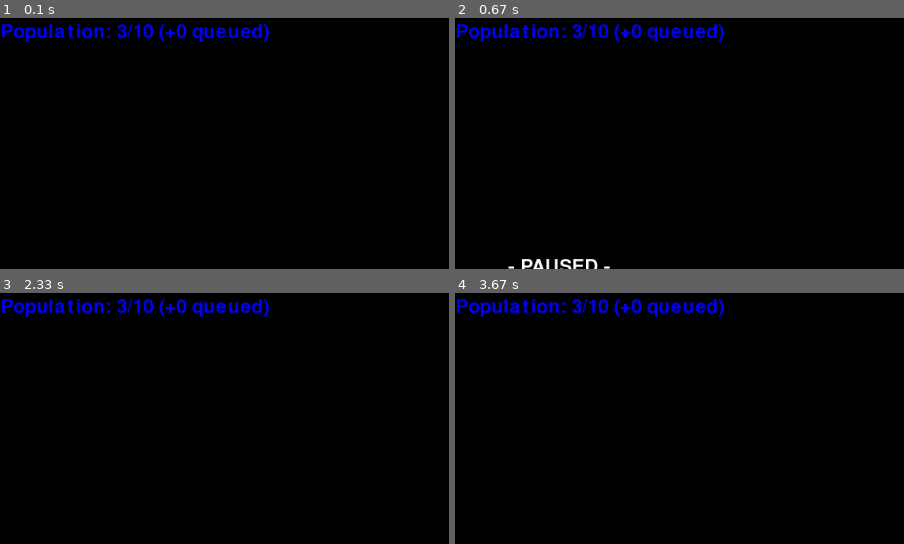
Above: before the commit, frames 1-4 (two rows, left to right).
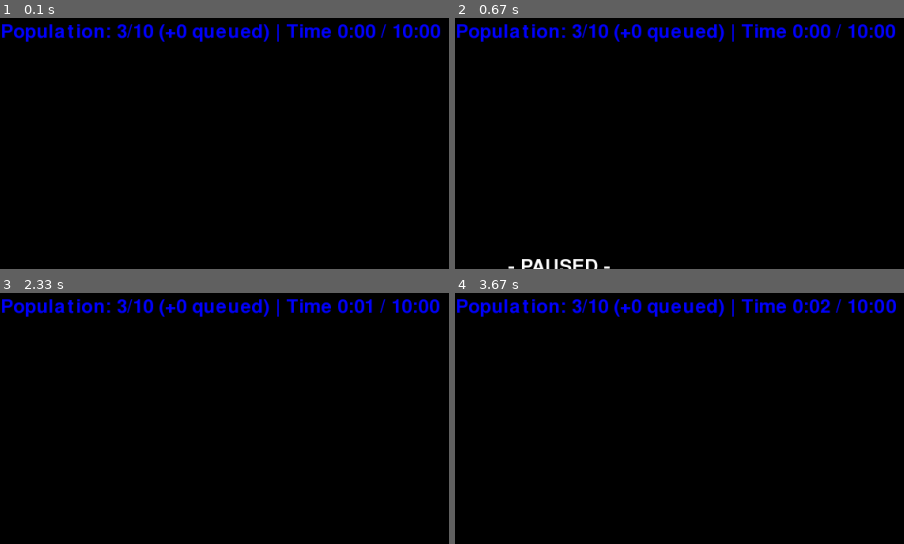
Above: after the commit, the same moments.

Repository: satanisz/rts-nano
Game: pygame game, started from src/rts_nano/main.py
Two runs of this game, one before a commit and one after it. Both use one fixed random seed, a clock stepped at 60 frames per second and the inputs below.
Inputs (mouse positions are % of the whole screen's width and height, from its top left):
- Up to frame 1 (0.1 s): no input
- Up to frame 2 (0.67 s): hold P from 0.33 s (still down); hold Right from 0.33 s (still down); move the mouse to (46, 54) at 0.37 s
- Up to frame 3 (2.33 s): release P at 0.8 s; release Right at 0.8 s; hold F10 0.83-1.3 s; hold Right 0.83-1.3 s; move the mouse to (51, 56) at 0.87 s; click "CONTINUE" at 1.38 s; hold H 1.67-2.2 s; hold Left 1.67-2.2 s; move the mouse to (19, 34) at 1.7 s; tap C at 2.23 s
- Up to frame 4 (3.67 s): hold C 2.57-3.1 s; hold Left 2.57-3.1 s
The pictures show only the part of the screen within x 38-88%, y 0-50%; the shares and areas given below are measured in that part.

The runs differ from the first frame. In frame 1, 1.1% of the frame differs, in the area x 61-99%, y 2-10%; in frame 2, 1.1%; in frame 3, 1.0%; in frame 4, 1.0%.

Commit message:
feat: close C3 deterministic match time limits

Diff:
--- a/src/rts_nano/application/game_session.py
+++ b/src/rts_nano/application/game_session.py
@@ -49,6 +49,7 @@
 from rts_nano.game.entity_factory import EntityFactory
 from rts_nano.game.fog import FogOfWar
 from rts_nano.game.gather import GatherSystem
+from rts_nano.game.match import MatchRules
 from rts_nano.game.movement import MovementSystem
 from rts_nano.game.orders import OrderSystem
 from rts_nano.game.production import ProductionSystem
@@ -93,7 +94,7 @@
         ``_clamp_to_world`` instead of reading camera fields directly.
     """
 
-    def __init__(self, map_settings: MapSettings) -> None:
+    def __init__(self, map_settings: MapSettings, *, match_rules: MatchRules | None = None) -> None:
         """Initialize the object."""
         self.map_settings = map_settings
         terrain = TerrainMap(self.map_settings.get("Terrain"))
@@ -104,6 +105,7 @@
             fog=FogOfWar(map_width, map_height),
             map_width=map_width,
             map_height=map_height,
+            match_rules=match_rules if match_rules is not None else MatchRules(),
         )
         self.control_groups: dict[int, list[Unit]] = {}
         self._current_team = TeamColor.BLUE
@@ -162,7 +164,7 @@
 
     def restart(self) -> GameSession:
         """Create a fresh deterministic match with the same map and display state."""
-        restarted = type(self)(deepcopy(self.map_settings))
+        restarted = type(self)(deepcopy(self.map_settings), match_rules=self.state.match_rules)
         restarted.set_viewport_size(self.screen_width, self.screen_height)
         restarted.set_fullscreen_enabled(self.fullscreen_enabled)
         return restarted
@@ -865,6 +867,9 @@
 
     def update(self) -> None:
         """Advance the pure simulation runner unless the application is paused."""
+        if self.game_over_message is not None:
+            self.paused = True
+            return
         if self.paused:
             return
         removed_entities = self.simulation.step()
--- a/src/rts_nano/env.py
+++ b/src/rts_nano/env.py
@@ -42,6 +42,7 @@
 )
 from rts_nano.content import CONTENT
 from rts_nano.game.fog import FogOfWar
+from rts_nano.game.match import MatchRules
 from rts_nano.game.observations import (
     AbilitySnapshot,
     ActivitySnapshot,
@@ -234,11 +235,15 @@
             if callable(reset_team_reward):
                 reset_team_reward()
 
+        # Preserve the existing episode truncation contract instead of turning
+        # the ordinary game's deadline into an environment terminal draw.
         if self._settings is not None:
             settings_copy = copy.deepcopy(self._settings)
-            self._simulation = HeadlessSimulation.from_settings(settings_copy)
+            self._simulation = HeadlessSimulation.from_settings(settings_copy, match_rules=MatchRules(max_frames=None))
         else:
-            self._simulation = HeadlessSimulation.from_map_file(self._resolve_map_path(self._map_id))
+            self._simulation = HeadlessSimulation.from_map_file(
+                self._resolve_map_path(self._map_id), match_rules=MatchRules(max_frames=None)
+            )
         self._action_translator = ActionTranslator(self._simulation.manager, self._entity_ids)
         return self.observe()
 
--- /dev/null
+++ b/src/rts_nano/game/match.py
@@ -0,0 +1,21 @@
+"""Immutable match rules shared by windowed and headless gameplay."""
+
+from __future__ import annotations
+
+from dataclasses import dataclass
+
+DEFAULT_MATCH_FRAMES = 36_000
+
+
+@dataclass(frozen=True, slots=True)
+class MatchRules:
+    """Eliminate opposing forces, or draw when the simulation-time limit expires."""
+
+    max_frames: int | None = DEFAULT_MATCH_FRAMES
+
+    def __post_init__(self) -> None:
+        """Reject invalid limits; None explicitly selects unbounded elimination."""
+        if self.max_frames is not None and (
+            isinstance(self.max_frames, bool) or not isinstance(self.max_frames, int) or self.max_frames <= 0
+        ):
+            raise ValueError("max_frames must be a positive integer or None")
--- a/src/rts_nano/game/state.py
+++ b/src/rts_nano/game/state.py
@@ -3,10 +3,11 @@
 from __future__ import annotations
 
 from dataclasses import dataclass, field
-from typing import TYPE_CHECKING, cast
+from typing import TYPE_CHECKING, Literal, cast
 
 from rts_nano.content import CONTENT
 from rts_nano.game.entity_store import EntityStore
+from rts_nano.game.match import MatchRules
 from rts_nano.game.rules import clamp_point
 from rts_nano.game.spatial import SpatialIndex
 from rts_nano.game.types import EntityCategory, FactionId, TeamId, UpgradeId
@@ -68,6 +69,8 @@
     teams: dict[TeamColor, TeamState] = field(default_factory=dict)
     store: EntityStore = field(default_factory=EntityStore)
     game_over_message: str | None = None
+    match_rules: MatchRules = field(default_factory=MatchRules)
+    match_end_reason: Literal["elimination", "time_limit"] | None = None
     tick_count: int = 0
     spatial_index: SpatialIndex = field(default_factory=SpatialIndex)
     obstacle_revision: int = 0
--- a/src/rts_nano/game/ui/match_result.py
+++ b/src/rts_nano/game/ui/match_result.py
@@ -6,12 +6,36 @@
 
 import pygame
 
+from rts_nano.game.constants import FPS
+
 if TYPE_CHECKING:
     from rts_nano.application import GameSession
 
 RESULT_BUTTON_WIDTH = 240
 RESULT_BUTTON_HEIGHT = 52
 RESULT_BUTTON_GAP = 16
+
+
+def match_clock_label(manager: GameSession) -> str:
+    """Format simulation time and the optional match limit for the HUD."""
+
+    def clock(frames: int) -> str:
+        seconds = int(frames / FPS)
+        return f"{seconds // 60}:{seconds % 60:02d}"
+
+    label = f"Time {clock(manager.state.tick_count)}"
+    if manager.state.match_rules.max_frames is not None:
+        label += f" / {clock(manager.state.match_rules.max_frames)}"
+    return label
+
+
+def match_result_detail(manager: GameSession) -> str:
+    """Explain the terminal gameplay rule independently of player perspective."""
+    if manager.state.match_end_reason == "time_limit":
+        return "Time limit reached."
+    if manager.game_over_message == "Draw":
+        return "Both teams eliminated."
+    return "All opposing forces eliminated."
 
 
 def match_result_title(manager: GameSession) -> str:
--- a/src/rts_nano/game/ui/renderer.py
+++ b/src/rts_nano/game/ui/renderer.py
@@ -26,7 +26,12 @@
 )
 from rts_nano.game.fog import FogOfWar
 from rts_nano.game.ui.effects import ArcherShot, MagicMissile
-from rts_nano.game.ui.match_result import match_result_buttons, match_result_title
+from rts_nano.game.ui.match_result import (
+    match_clock_label,
+    match_result_buttons,
+    match_result_detail,
+    match_result_title,
+)
 from rts_nano.game.ui.order_display import unit_order_lines
 from rts_nano.game.ui.pygame_assets import PygameAssets, building_glyph
 from rts_nano.game.ui.selection_panel import PORTRAIT_SIZE, build_selection_panel_layout
@@ -196,6 +201,7 @@
             font.render(
                 f"Population: {population}/{population_cap} (+{queued_population} queued)", True, population_color
             ),
+            font.render(f" | {match_clock_label(manager)}", True, ui_color),
         ]
 
         if manager.paused and not manager.menu_active:
@@ -863,6 +869,8 @@
         button_font = pygame.font.SysFont(None, 34)
         title = title_font.render(match_result_title(manager), True, WHITE)
         screen.blit(title, title.get_rect(center=(manager.screen_width // 2, manager.screen_height // 2 - 40)))
+        detail = pygame.font.SysFont(None, 26).render(match_result_detail(manager), True, WHITE)
+        screen.blit(detail, detail.get_rect(center=(manager.screen_width // 2, manager.screen_height // 2 + 5)))
         for label, rect in match_result_buttons(manager.screen_width, manager.screen_height):
             color = (80, 80, 80) if rect.collidepoint(manager.mouse_pos) else (40, 40, 40)
             pygame.draw.rect(screen, color, rect)
--- a/src/rts_nano/game/victory.py
+++ b/src/rts_nano/game/victory.py
@@ -1,7 +1,9 @@
 """Victory detection over the shared ``GameState``.
 
 A team stays active while it owns at least one living entity. When only one team
-remains it wins; when none remain the match is a draw. The result is written to
+remains it wins; when none remain the match is a draw. Otherwise the configured
+simulation-time deadline produces a draw. Elimination takes precedence and the
+result is latched. The result is written to
 ``GameState`` (``game_over_message``) so observation, HUD, and env
 terminal checks keep reading the same fields.
 """
@@ -23,10 +25,20 @@
 
     def update(self) -> None:
         """Detect a terminal win/draw and record it on the game state."""
+        if self._state.game_over_message is not None:
+            return
         active_teams = [
             team for team in self._state.teams if any(entity.life > 0 for entity in self._state.entities_for_team(team))
         ]
         if len(active_teams) == 1:
             self._state.game_over_message = f"Team {active_teams[0].value} wins"
+            self._state.match_end_reason = "elimination"
         elif not active_teams:
             self._state.game_over_message = "Draw"
+            self._state.match_end_reason = "elimination"
+        elif (
+            self._state.match_rules.max_frames is not None
+            and self._state.tick_count >= self._state.match_rules.max_frames
+        ):
+            self._state.game_over_message = "Draw"
+            self._state.match_end_reason = "time_limit"
--- a/src/rts_nano/headless.py
+++ b/src/rts_nano/headless.py
@@ -16,6 +16,7 @@
 if TYPE_CHECKING:
     from pathlib import Path
 
+    from rts_nano.game.match import MatchRules
     from rts_nano.map_schema import MapSettings
     from rts_nano.simulation.entities.base import TeamColor, Unit
 
@@ -35,20 +36,20 @@
     manager: GameSession
 
     @classmethod
-    def from_map_file(cls, path: Path) -> HeadlessSimulation:
+    def from_map_file(cls, path: Path, *, match_rules: MatchRules | None = None) -> HeadlessSimulation:
         """Create a headless simulation from a map JSON file."""
-        return cls(GameSession(load_map_settings(path)))
+        return cls(GameSession(load_map_settings(path), match_rules=match_rules))
 
     @classmethod
-    def from_settings(cls, settings: MapSettings) -> HeadlessSimulation:
+    def from_settings(cls, settings: MapSettings, *, match_rules: MatchRules | None = None) -> HeadlessSimulation:
         """Create a headless simulation from already parsed map settings."""
-        return cls(GameSession(settings))
+        return cls(GameSession(settings, match_rules=match_rules))
 
     def step(self, frames: int = 1) -> int:
-        """Advance until the frame budget or a natural result, returning actual frames."""
+        """Advance until the frame budget or a match result, returning actual frames."""
         advanced = 0
         for _ in range(max(0, frames)):
-            if self.manager.paused:
+            if self.manager.paused or self.manager.game_over_message is not None:
                 break
             self.manager.update()
             advanced += 1
--- a/src/rts_nano/simulation/runner.py
+++ b/src/rts_nano/simulation/runner.py
@@ -54,8 +54,10 @@
 
     def step(self) -> set[Entity]:
         """Advance exactly one simulation tick and return removed entities."""
+        self.events.clear()
+        if self.state.game_over_message is not None:
+            return set()
         self.state.tick_count += 1
-        self.events.clear()
         all_entities = tuple(self.state.store)
         self._update_height_levels(all_entities)
         for entity in all_entities:
--- /dev/null
+++ b/tests/test_match_rules.py
@@ -0,0 +1,146 @@
+"""C3 simulation-owned match endings, pause, restart, and legacy-wrapper compatibility."""
+
+from __future__ import annotations
+
+from typing import TYPE_CHECKING
+
+import pytest
+
+from rts_nano.actions import NoOpAction
+from rts_nano.env import RtsNanoEnv
+from rts_nano.game.match import DEFAULT_MATCH_FRAMES, MatchRules
+from rts_nano.game.ui.match_result import match_clock_label, match_result_detail
+from rts_nano.headless import HeadlessSimulation
+from rts_nano.simulation.entities import TeamColor
+
+if TYPE_CHECKING:
+    from rts_nano.map_schema import MapSettings
+
+
+def _settings() -> MapSettings:
+    return {
+        "schema_version": 2,
+        "Blue": {"faction_id": "AEGIS", "base": [[80, 80]]},
+        "Red": {"faction_id": "RUST", "base": [[700, 500]]},
+        "Resources": {"wood": [], "gold": []},
+        "Terrain": {"width": 800, "height": 600, "water": [], "rocks": [], "ramps": [], "high_ground": [], "grass": []},
+    }
+
+
+@pytest.mark.parametrize("scenario", ["houses", "isolated", "depleted", "no_base"])
+def test_nonwinning_states_draw_at_the_game_limit(scenario: str) -> None:
+    settings = _settings()
+    if scenario == "houses":
+        settings["Blue"] = {"faction_id": "AEGIS", "house": [[80, 80]]}
+        settings["Red"] = {"faction_id": "RUST", "house": [[700, 500]]}
+    elif scenario in {"isolated", "no_base"}:
+        settings["Blue"] = {"faction_id": "AEGIS", "peasant": [[80, 80]]}
+        settings["Red"] = {"faction_id": "RUST", "peasant": [[700, 500]]}
+        if scenario == "isolated":
+            settings["Terrain"]["water"] = [[[380, 0, 40, 600]]]
+    sim = HeadlessSimulation.from_settings(settings, match_rules=MatchRules(max_frames=3))
+    if scenario == "isolated":
+        sim.issue_move_order(TeamColor.BLUE, (700, 500))
+    assert sim.step(2) == 2
+    assert sim.manager.game_over_message is None
+    assert sim.step(10) == 1
+    assert sim.manager.state.tick_count == 3
+    assert sim.manager.game_over_message == "Draw"
+    assert sim.manager.state.match_end_reason == "time_limit"
+    assert sim.manager.paused
+    assert match_result_detail(sim.manager) == "Time limit reached."
+    assert sim.step(10) == 0
+
+
+def test_default_ten_minute_game_limit_is_enforced_without_an_environment() -> None:
+    sim = HeadlessSimulation.from_settings(_settings())
+    assert match_clock_label(sim.manager) == "Time 0:00 / 10:00"
+    assert sim.step(DEFAULT_MATCH_FRAMES + 5) == DEFAULT_MATCH_FRAMES
+    assert sim.manager.game_over_message == "Draw"
+    assert match_clock_label(sim.manager) == "Time 10:00 / 10:00"
+
+
+@pytest.mark.parametrize("mutual", [False, True])
+def test_elimination_on_final_tick_precedes_timeout(mutual: bool) -> None:
+    sim = HeadlessSimulation.from_settings(_settings(), match_rules=MatchRules(max_frames=2))
+    sim.step()
+    sim.manager.bases_for_team(TeamColor.RED)[0].life = 0
+    if mutual:
+        sim.manager.bases_for_team(TeamColor.BLUE)[0].life = 0
+    assert sim.step(10) == 1
+    assert sim.manager.game_over_message == ("Draw" if mutual else "Team Blue wins")
+    assert sim.manager.state.match_end_reason == "elimination"
+
+
+def test_combat_result_on_final_tick_wins_before_timeout() -> None:
+    settings = _settings()
+    settings["Blue"]["guardian"] = [[400, 300]]
+    settings["Red"] = {"faction_id": "RUST", "peasant": [[420, 300]]}
+    sim = HeadlessSimulation.from_settings(settings, match_rules=MatchRules(max_frames=1))
+    target = sim.units_for_team(TeamColor.RED)[0]
+    target.life = 1
+    sim.manager.issue_target_order(TeamColor.BLUE, target)
+    sim.step()
+    assert sim.manager.game_over_message == "Team Blue wins"
+    assert sim.manager.state.match_end_reason == "elimination"
+
+
+def test_pause_freezes_clock_and_restart_preserves_rules_without_terminal_state() -> None:
+    sim = HeadlessSimulation.from_settings(_settings(), match_rules=MatchRules(max_frames=3))
+    sim.step()
+    sim.manager.paused = True
+    assert sim.step(50) == 0
+    assert sim.manager.state.tick_count == 1
+    sim.manager.paused = False
+    sim.step(50)
+    sim.manager.paused = False  # Even an accidental unpause cannot reopen a terminal match.
+    assert sim.step() == 0
+    sim.manager.simulation.step()
+    assert sim.manager.state.tick_count == 3
+    sim.manager.update()
+    assert sim.manager.paused
+    restarted = sim.manager.restart()
+    assert restarted.state.match_rules == MatchRules(max_frames=3)
+    assert restarted.state.tick_count == 0
+    assert restarted.state.match_end_reason is None
+    assert restarted.game_over_message is None
+    assert not restarted.paused
+    assert HeadlessSimulation(restarted).step(10) == 3
+
+
+def test_result_is_latched_and_base_loss_alone_is_not_elimination() -> None:
+    settings = _settings()
+    settings["Red"]["house"] = [[500, 500]]
+    sim = HeadlessSimulation.from_settings(settings, match_rules=MatchRules(max_frames=2))
+    sim.manager.bases_for_team(TeamColor.RED)[0].life = 0
+    sim.step()
+    assert sim.manager.game_over_message is None
+    sim.step()
+    for entity in sim.manager.state.entities_for_team(TeamColor.RED):
+        entity.life = 0
+    sim.manager.victory.update()
+    assert sim.manager.game_over_message == "Draw"
+    assert sim.manager.state.match_end_reason == "time_limit"
+
+
+@pytest.mark.parametrize("invalid", [0, -1, True, 1.5])
+def test_invalid_match_limits_are_rejected(invalid: object) -> None:
+    with pytest.raises(ValueError, match="positive integer"):
+        MatchRules(max_frames=invalid)
+
+
+def test_explicit_unbounded_elimination_and_existing_episode_semantics() -> None:
+    sim = HeadlessSimulation.from_settings(_settings(), match_rules=MatchRules(max_frames=None))
+    sim.manager.state.tick_count = DEFAULT_MATCH_FRAMES
+    assert sim.step() == 1
+    assert sim.manager.game_over_message is None
+    assert match_clock_label(sim.manager) == "Time 10:00"
+
+    env = RtsNanoEnv(settings=_settings())
+    result = env.step(NoOpAction(frames=DEFAULT_MATCH_FRAMES + 1))
+    assert result.truncated
+    assert not result.terminated
+    assert result.observation.game_over is None
+    assert result.observation.tick == DEFAULT_MATCH_FRAMES
+    assert result.info["end_reason"] == "time_limit"
+    env.close()
Not shown, changed: ARCHITECTURE.md
Not shown, changed: EXECUTIVE_PLAN_08_GAME_STAGE_CLOSEOUT.md
Not shown, changed: docs/GAME_RULES.md
Not shown, changed: docs/RL_ENVIRONMENT_CONTRACT.md
Not shown, added: docs/reviews/GAME_CLOSEOUT_C3_REVIEW.md
